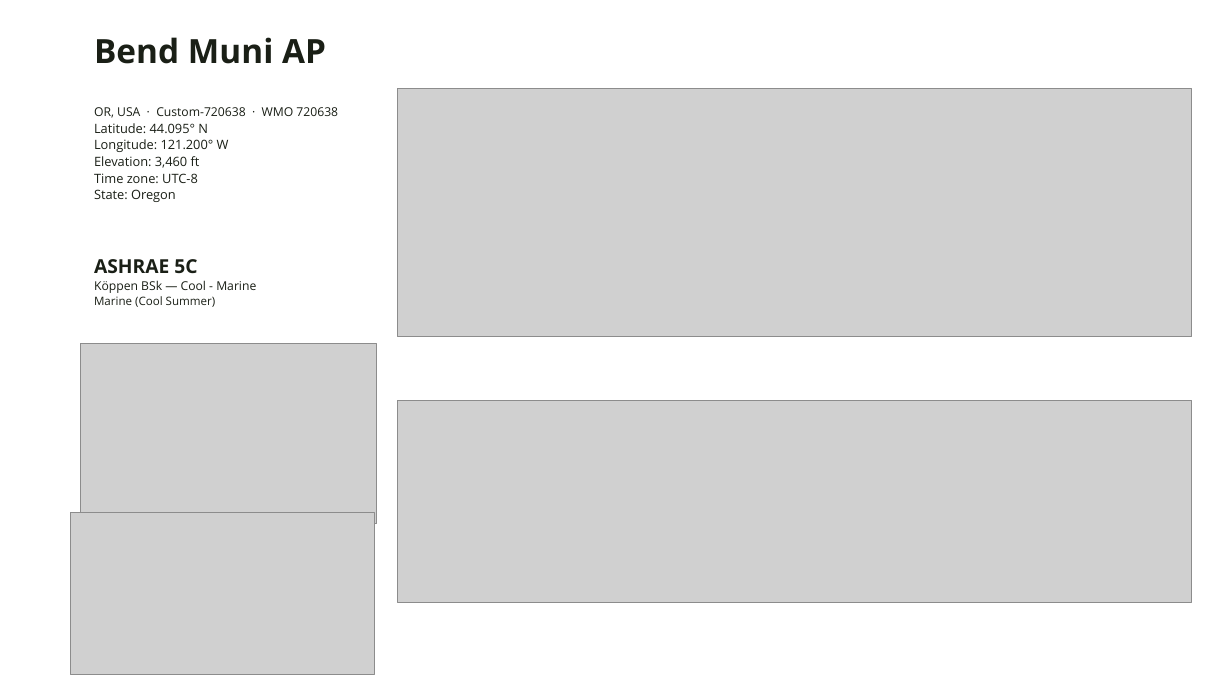
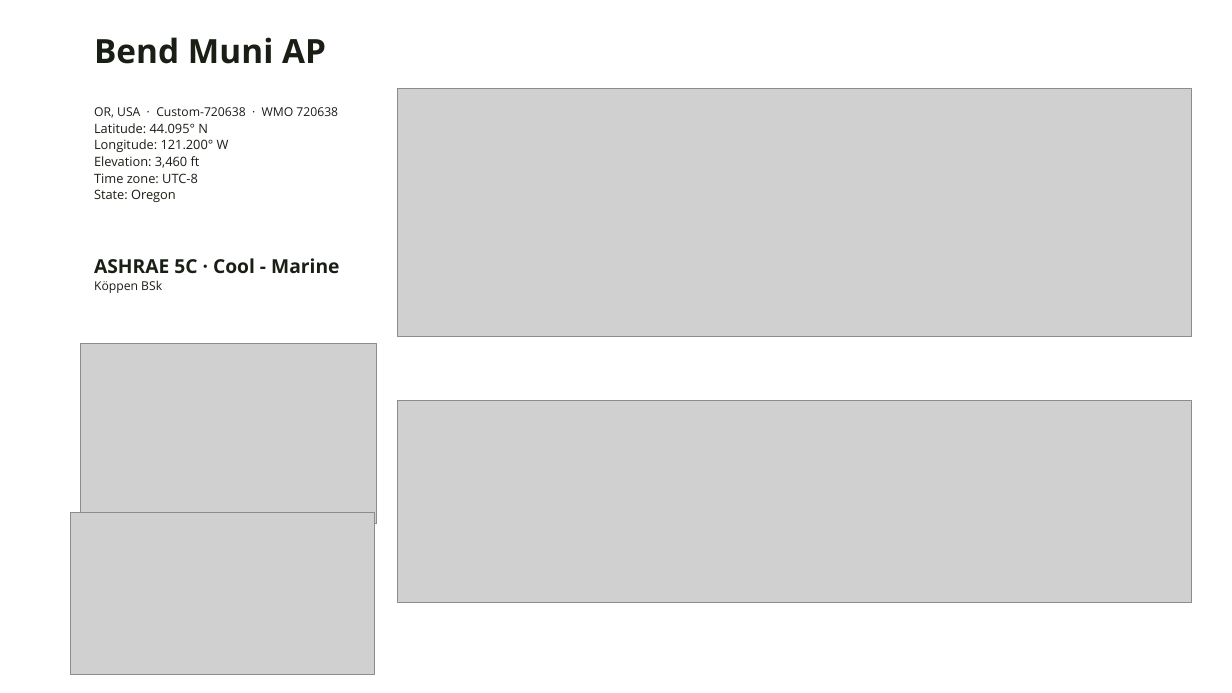
Before and after one commit to A2Efficiency/EXT-epwvis, a slide deck: slide 2 of out/climate-deck.pptx. Drawn at 1232x693 pixels with LibreOffice and Linux fonts; fonts in the diff are those of the drawing; grey boxes stand for pictures; background and template pictures are left out. Boxes give left, top, right and bottom in pixels: in the first picture for what was removed or moved away, otherwise in the second. Text is boxed around its words. In the diff, an @@ line names an element or a change of style, - is before the commit and + after.

```diff
--- a/out/climate-deck.pptx
+++ b/out/climate-deck.pptx
@@ text at (x1=94, y1=258, x2=339, y2=293): text changed; size 9.5 to 15 pt; bold on @@
-ASHRAE 5C
-Köppen BSk — Cool - Marine
-Marine (Cool Summer)
+ASHRAE 5C · Cool - Marine
+Köppen BSk
```
Also in this commit, not shown: 7 other slides changed, 8 other files.
